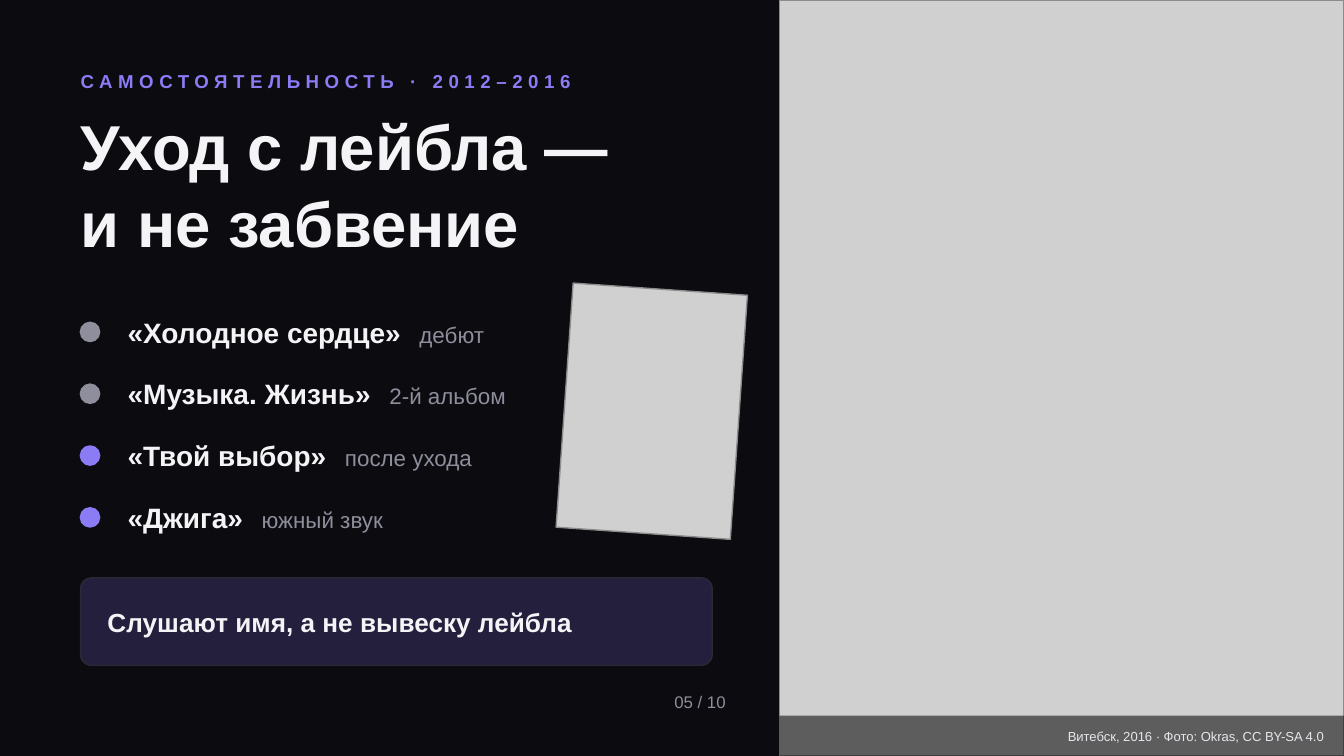
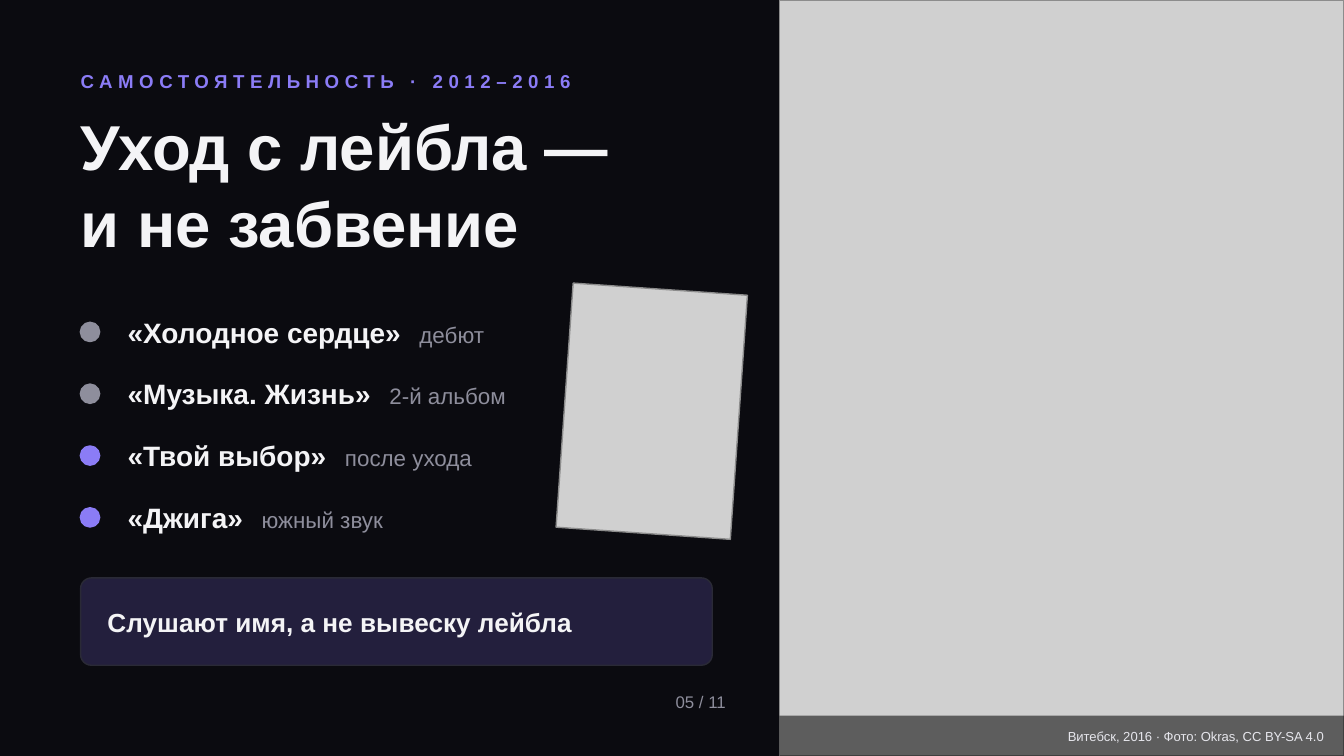
Before and after one commit to KRIEZIEYR/aaaaaaaaaaaaaaaaaa, a slide deck: slide 5 of Dzhigan_v2.pptx. Drawn at 1344x756 pixels with LibreOffice and Linux fonts; fonts in the diff are those of the drawing; grey boxes stand for pictures. Boxes give left, top, right and bottom in pixels: in the first picture for what was removed or moved away, otherwise in the second. Text is boxed around its words. In the diff, an @@ line names an element or a change of style, - is before the commit and + after.

```diff
--- a/Dzhigan_v2.pptx
+++ b/Dzhigan_v2.pptx
@@ text at (676,696,725,708): text changed @@
-05 / 10
+05 / 11
```
Also in this commit, not shown: 7 other slides changed, 2 slides added, 1 slide removed.
